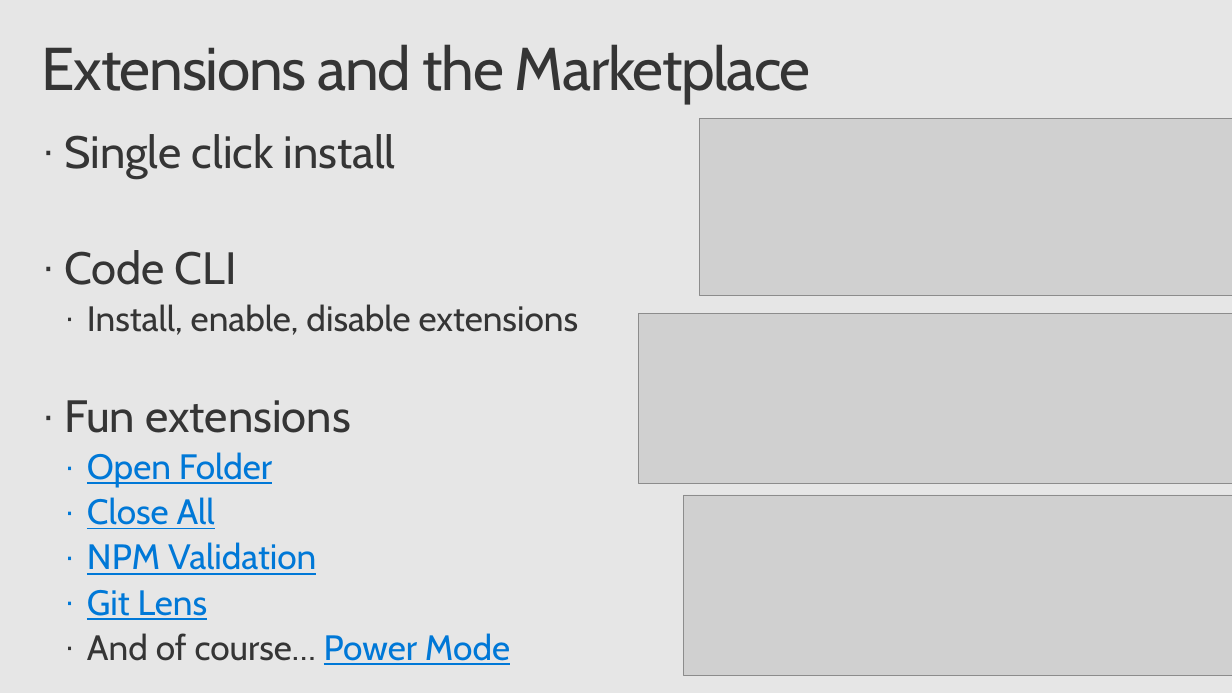
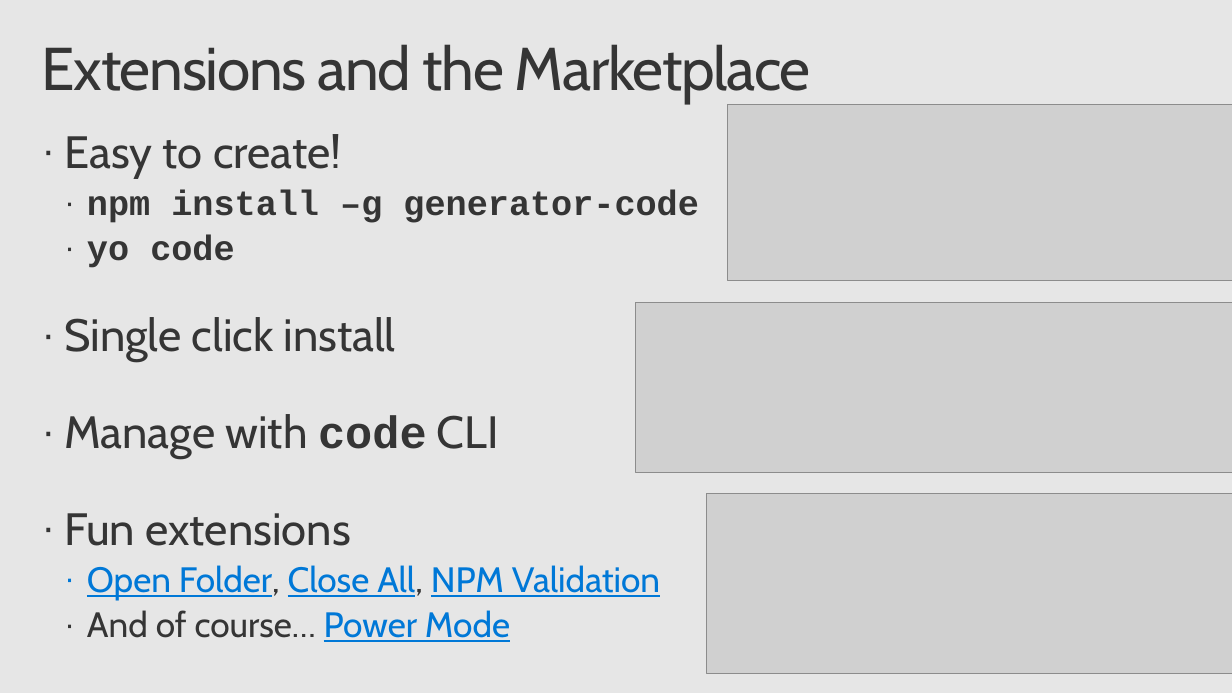
Before and after one commit to chrisdias/ignite2017, a slide deck: slide 13 of BRK3394.chrisdias.vscodetipstricks.pptx. Drawn at 1232x693 pixels with LibreOffice and Linux fonts; fonts in the diff are those of the drawing; grey boxes stand for pictures; background and template pictures are left out. Boxes give left, top, right and bottom in pixels: in the first picture for what was removed or moved away, otherwise in the second. Text is boxed around its words. In the diff, an @@ line names an element or a change of style, - is before the commit and + after.

```diff
--- a/BRK3394.chrisdias.vscodetipstricks.pptx
+++ b/BRK3394.chrisdias.vscodetipstricks.pptx
@@ picture: place and size @@
-picture at (699,119,1232,295)
+picture at (727,104,1232,281)
@@ text at (64,134,698,268): paragraphs added @@
+· Easy to create!
+  · npm install –g generator-code
+  · yo code
@@ picture: place and size @@
-picture at (638,313,1232,484)
+picture at (635,302,1232,472)
@@ text at (64,414,499,459): text changed; size 28 to 36 pt @@
-· Code CLI
-  · Install, enable, disable extensions
+· Manage with code CLI
@@ picture: place and size @@
-picture at (684,495,1232,675)
+picture at (707,493,1232,673)
@@ text at (87,565,660,600): text changed @@
-  · Open Folder
-  · Close All
-  · NPM Validation
-  · Git Lens
+  · Open Folder, Close All, NPM Validation
```
Also in this commit, not shown: 8 other slides changed, 1 other file.
